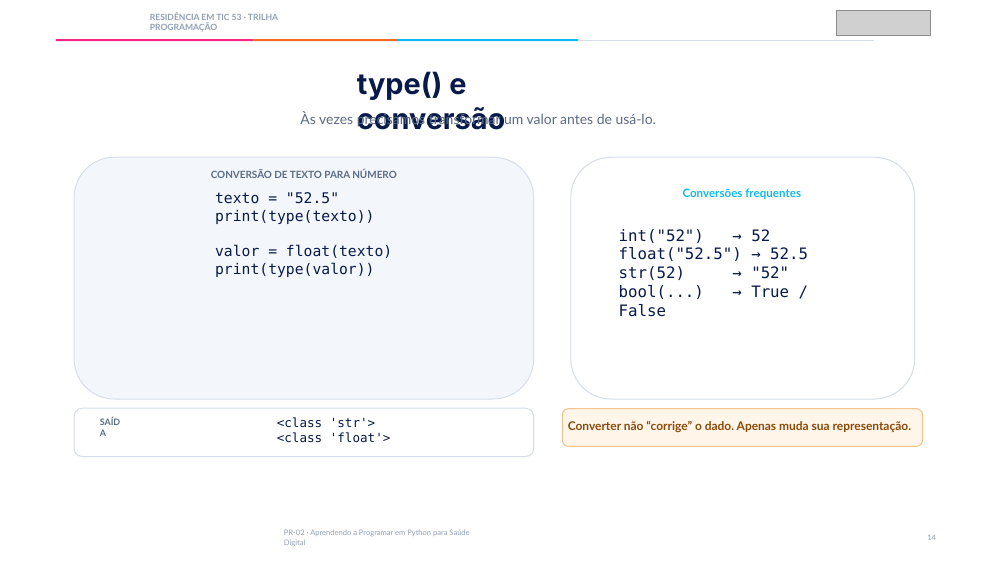
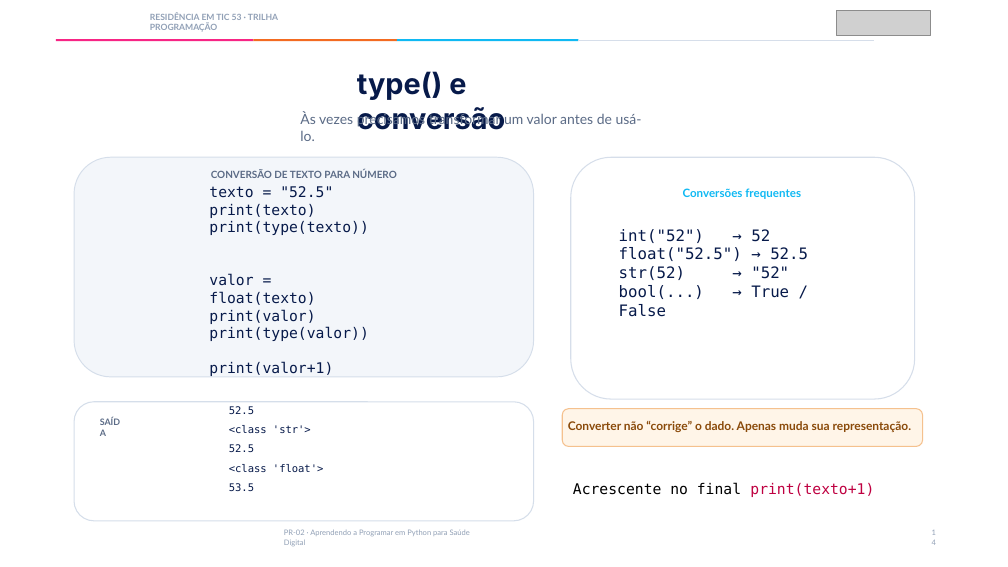
Before and after one commit to Ocean-TIC53/Ocean-TIC53_Trilha-Programacao, a slide deck: slide 15 of PR02_Aprendendo_Programar_Python_Saude_Digital/PR02_Aprendendo_Programar_Python_Saude_Digital_Slides.pptx (slide 14 before the commit). Drawn at 1008x567 pixels with LibreOffice and Linux fonts; fonts in the diff are those of the drawing; grey boxes stand for pictures. Boxes give left, top, right and bottom in pixels: in the first picture for what was removed or moved away, otherwise in the second. Text is boxed around its words. In the diff, an @@ line names an element or a change of style, - is before the commit and + after.

```diff
--- a/PR02_Aprendendo_Programar_Python_Saude_Digital/PR02_Aprendendo_Programar_Python_Saude_Digital_Slides.pptx
+++ b/PR02_Aprendendo_Programar_Python_Saude_Digital/PR02_Aprendendo_Programar_Python_Saude_Digital_Slides.pptx
@@ rounded rectangle: place and size @@
-rounded rectangle at bbox=[74, 157, 534, 399]
+rounded rectangle at bbox=[74, 157, 534, 377]
@@ text at bbox=[209, 203, 315, 218]: paragraph added @@
+print(texto)
@@ text at bbox=[209, 309, 315, 324]: paragraph added @@
+print(valor)
@@ text at bbox=[209, 361, 333, 376]: paragraph added @@
+print(valor+1)
@@ rounded rectangle: place and size @@
-rounded rectangle at bbox=[74, 408, 534, 457]
+rounded rectangle at bbox=[74, 402, 534, 520]
@@ text "52.5": place and size @@
-text "52.5" at bbox=[277, 417, 391, 442]
+text "52.5" at bbox=[229, 406, 323, 491]
@@ text at bbox=[229, 406, 254, 414]: paragraph added @@
+52.5
@@ text at bbox=[229, 444, 254, 452]: paragraph added @@
+52.5
@@ text at bbox=[229, 425, 323, 472]: size 12 to 10 pt in "<class 'str'>", "<class 'float'>"; more space between paragraphs @@
@@ text at bbox=[229, 483, 254, 491]: paragraph added @@
+53.5
@@ text added at bbox=[573, 482, 874, 497], 14 pt, text #000000 @@
+Acrescente no final print(texto+1)
```
Also in this commit, not shown: 17 other slides changed, 2 slides added, 1 other file.
